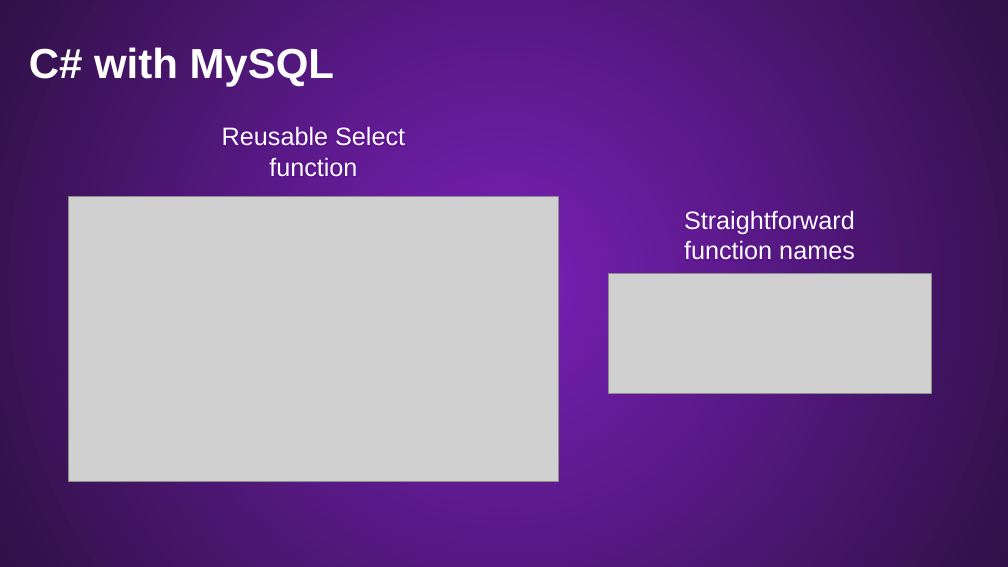
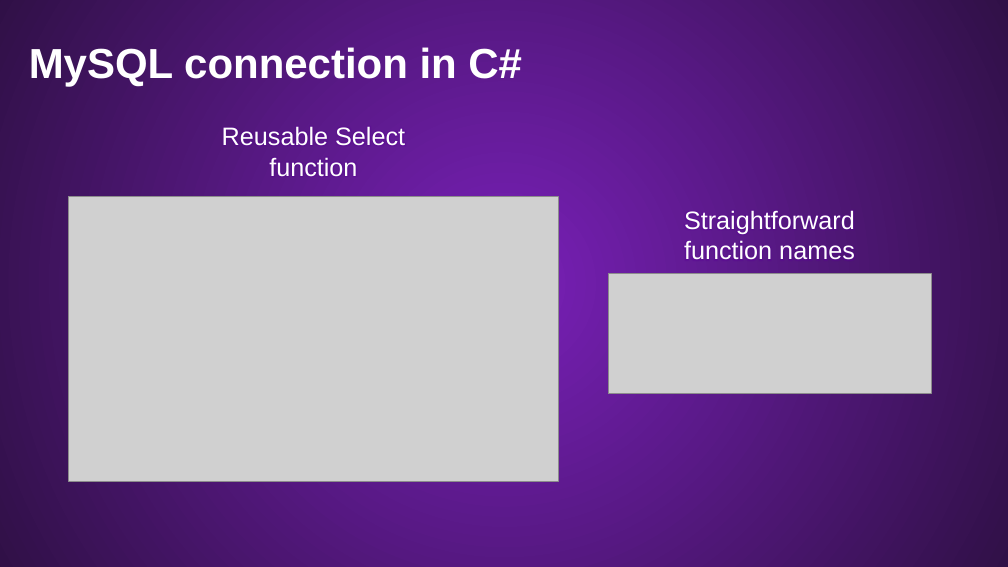
Before and after one commit to Palacsinta002/LMS, a slide deck: slide 12 of Presentation/LMS Presentation.pptx. Drawn at 1008x567 pixels with LibreOffice and Linux fonts; fonts in the diff are those of the drawing; grey boxes stand for pictures; background and template pictures are left out. Boxes give left, top, right and bottom in pixels: in the first picture for what was removed or moved away, otherwise in the second. Text is boxed around its words. In the diff, an @@ line names an element or a change of style, - is before the commit and + after.

```diff
--- a/Presentation/LMS Presentation.pptx
+++ b/Presentation/LMS Presentation.pptx
@@ text at [29,47,522,86]: text changed @@
-C# with MySQL
+MySQL connection in C#
```
Also in this commit, not shown: 6 other slides changed, 1 slide added, 5 other files.
